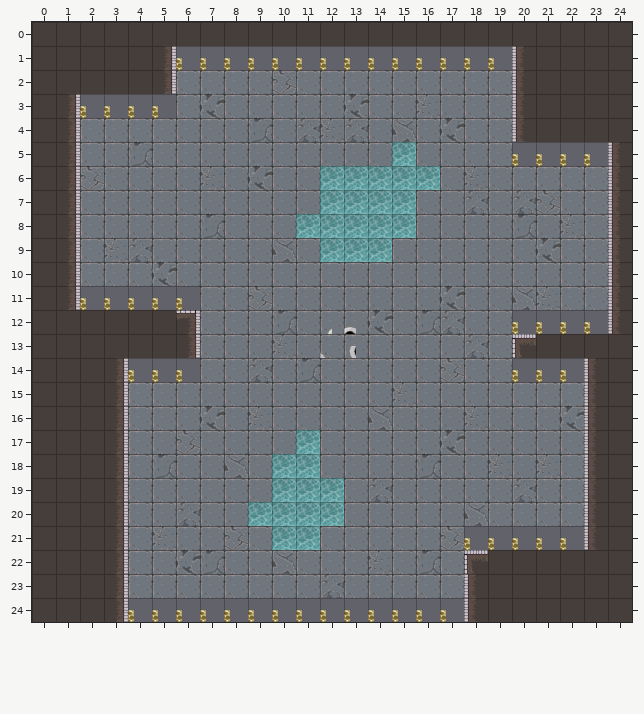
Tiled map: source/core/assets/images/level_2_tiledmap/level_2.tmx. This is how it looked before the edit.
Cells are 64x64 px. Shown: x 0..24, y 0..24.
And afterwards:
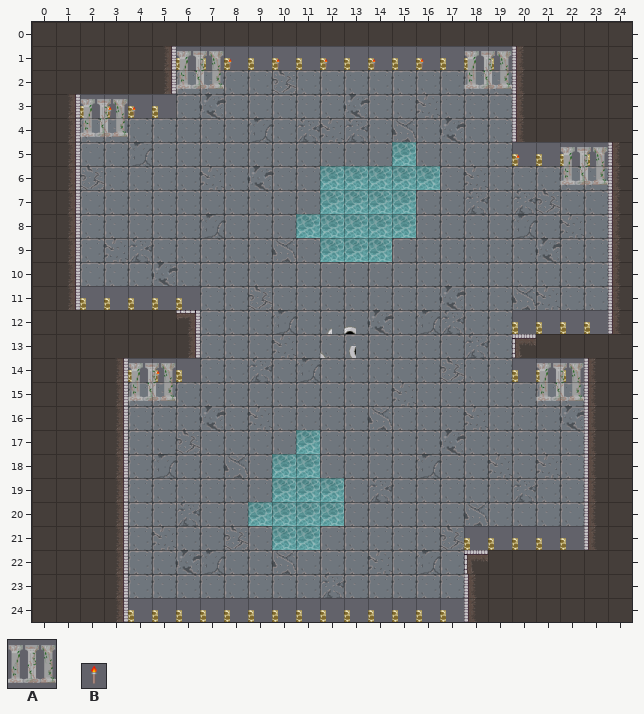
Key: from "columns": A 0; from "torch": B 0.
_ is an empty cell, . an unchanged one.
Changes in this commit:
--- layer "Plug Hole"
@@ x 2..22 @@
- 1 ......_._._._._._....
- 2 ...._..........._....
- 3 .__..................
- 4 _....................
- 5 .................._._
- 6 ...................._
+ 1 ......B.B.B.B.B.B....
+ 2 ....A...........A....
+ 3 .BB..................
+ 4 A....................
+ 5 ..................B.B
+ 6 ....................A
@@ x 4..21 @@
-14 ._..............._
-15 _................_
+14 .B...............B
+15 A................A
